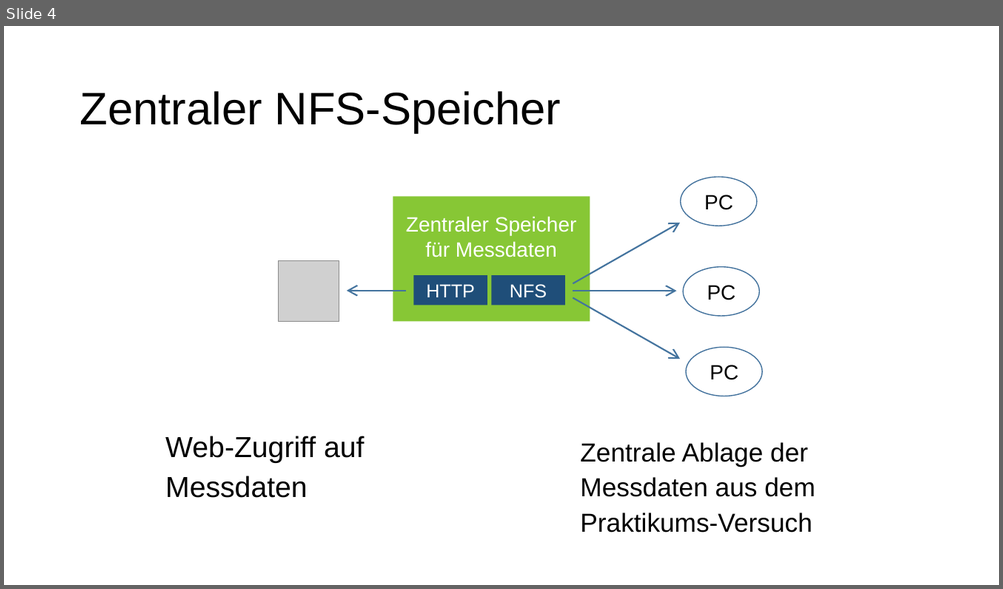
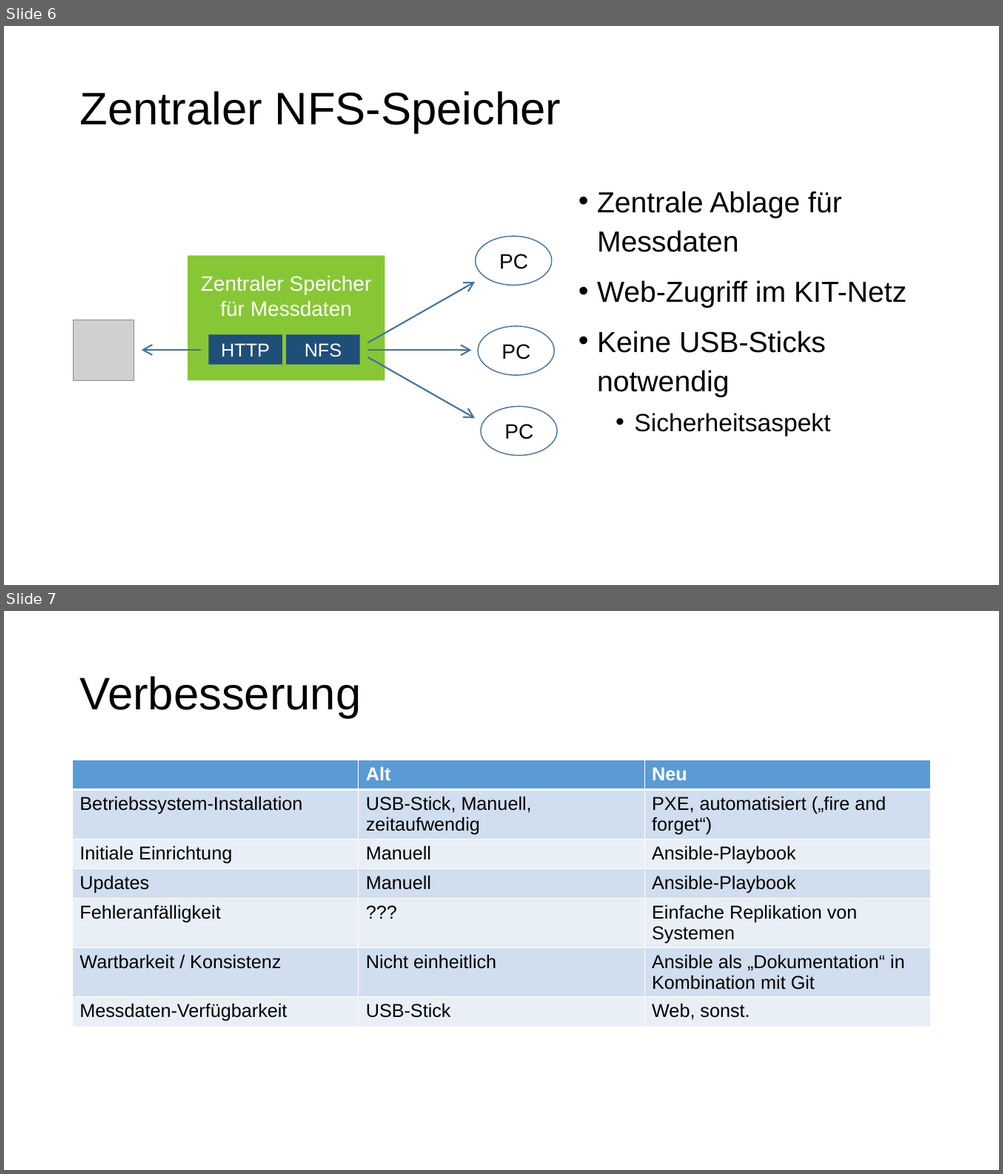
Before and after one commit to MitchiLaser/Pantheon, a slide deck: Roadmap/slides.pptx. Shown one above the other, each under a label of ours: slide 4 before the commit, slides 6 and 7 after it. The pictures are 1003x589 and 1003x1174 pixels, drawn with LibreOffice and Linux fonts; fonts in the diff are those of the drawing; grey boxes stand for pictures. Boxes give left, top, right and bottom in pixels: in the first picture for what was removed or moved away, otherwise in the second. Text is boxed around its words. In the diff, an @@ line names an element or a change of style, - is before the commit and + after.

```diff
--- a/Roadmap/slides.pptx
+++ b/Roadmap/slides.pptx
@@ slide 7 added at (4, 611, 999, 1170), background #FFFFFF @@
@@ title added at (79, 676, 361, 718), 44 pt, text #000000 @@
+Verbesserung
@@ table added at (73, 760, 930, 1025), 7 rows, 3 columns @@
+ | Alt | Neu
+Betriebssystem-Installation | USB-Stick, Manuell, zeitaufwendig | PXE, automatisiert („fire and forget“)
+Initiale Einrichtung | Manuell | Ansible-Playbook
+Updates | Manuell | Ansible-Playbook
+Fehleranfälligkeit | ??? | Einfache Replikation von Systemen
+Wartbarkeit / Konsistenz | Nicht einheitlich | Ansible als „Dokumentation“ in Kombination mit Git
+Messdaten-Verfügbarkeit | USB-Stick | Web, sonst.
@@ what was slide 4 is now slide 6 @@
@@ slide 6 changed as well @@
@@ text at (597, 191, 906, 437): text changed; size 25.2 to 28 pt @@
-Zentrale Ablage der Messdaten aus dem Praktikums-Versuch
+• Zentrale Ablage für Messdaten
+• Web-Zugriff im KIT-Netz
+• Keine USB-Sticks notwendig
+  • Sicherheitsaspekt
@@ 4 arrows, 2 rectangles, 1 picture, 1 text, 1 ellipse: place and size @@
-4 arrows, 2 rectangles, 1 picture, 1 text, 1 ellipse at (278, 177, 757, 360)
+4 arrows, 2 rectangles, 1 picture, 1 text, 1 ellipse at (74, 236, 552, 418)
@@ 3 texts, 2 ellipses, 1 rectangle: place and size @@
-3 texts, 2 ellipses, 1 rectangle at (414, 195, 762, 397)
+3 texts, 2 ellipses, 1 rectangle at (208, 254, 557, 456)
@@ text removed at (165, 436, 364, 498) @@
-Web-Zugriff auf Messdaten
```
Also in this commit, not shown: 4 other slides changed, 4 other slides added, 1 other file.
